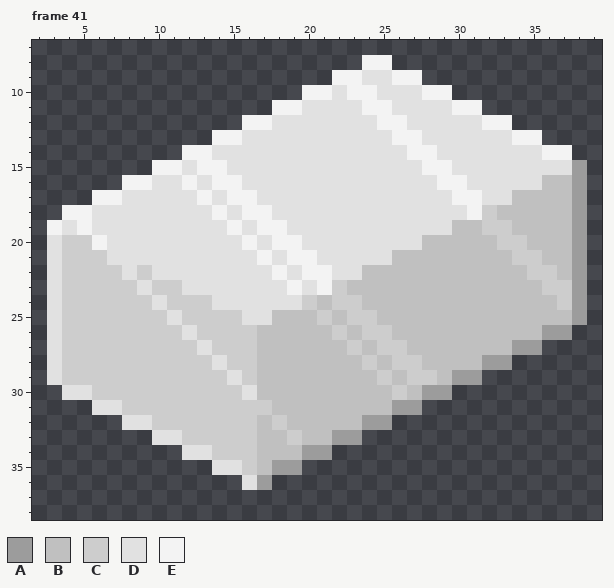
Pixel-art file -- sourceicons/static/materialspritesheet.ase. This is how it looked before the edit.
42x42 pixels, 100 frames. Colours within 5 levels of each other are drawn and written as one. Shown: frame 41: x 2..39, y 7..38.
Palette (. is transparent): A #9c9c9c  B #c0c0c0  C #cdcdcd  D #e1e1e1  E #f3f3f3
Pixels before, frame 41, first column x 3:
 8 .....................EE.............
 9 ...................EEDDEE...........
10 .................EEDEEDDDEE.........
11 ...............EEDDDDEEDDDDEE.......
12 .............EEDDDDDDDEEDDDDDEE.....
13 ...........EEDDDDDDDDDDEEDDDDDDEE...
14 .........EEDDDDDDDDDDDDDEEDDDDDDDEE.
15 .......EEDEEDDDDDDDDDDDDDEEDDDDDDDDA
16 .....EEDDEDEEDDDDDDDDDDDDDEEDDDDDBBA
17 ...EEDDDDDEDEEDDDDDDDDDDDDDEEDDBBBBA
18 .EEDDDDDDDDEDEEDDDDDDDDDDDDDECBBBBBA
19 EDEDDDDDDDDDEDEEDDDDDDDDDDDBBCCBBBBA
20 DCCEDDDDDDDDDEDEEDDDDDDDDBBBBBCCBBBA
21 DCCCDDDDDDDDDDEDEEDDDDDBBBBBBBBCCBBA
22 DCCCCDCDDDDDDDDEDEEDDBBBBBBBBBBBCCBA
23 DCCCCCDCCDDDDDDDEDECBBBBBBBBBBBBBCCA
24 DCCCCCCDCCCDDDDDDCBCCBBBBBBBBBBBBBCA
25 DCCCCCCCDCCCCDDBBBCBCCBBBBBBBBBBBBBA
26 DCCCCCCCCDCCCCBBBBBCBCCBBBBBBBBBBAA.
27 DCCCCCCCCCDCCCBBBBBBCBCCBBBBBBBAA...
28 DCCCCCCCCCCDCCBBBBBBBCBCCBBBBAA.....
29 DCCCCCCCCCCCDCBBBBBBBBCBCCBAA.......
30 .DDCCCCCCCCCCDBBBBBBBBBCBAA.........
31 ...DDCCCCCCCCCCBBBBBBBBAA...........
32 .....DDCCCCCCCBCBBBBBAA.............
33 .......DDCCCCCBBCBBAA...............
34 .........DDCCCBBBAA.................
35 ...........DDCBAA...................
36 .............DA.....................
New version:
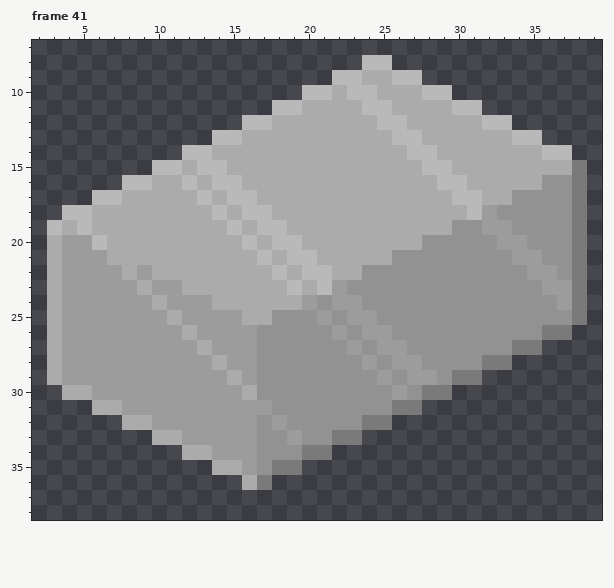
Diff:
colour A: #9c9c9c -> #7a7a7a
colour B: #c0c0c0 -> #929292
colour C: #cdcdcd -> #9c9c9c
colour D: #e1e1e1 -> #ababab
colour E: #f3f3f3 -> #b9b9b9
